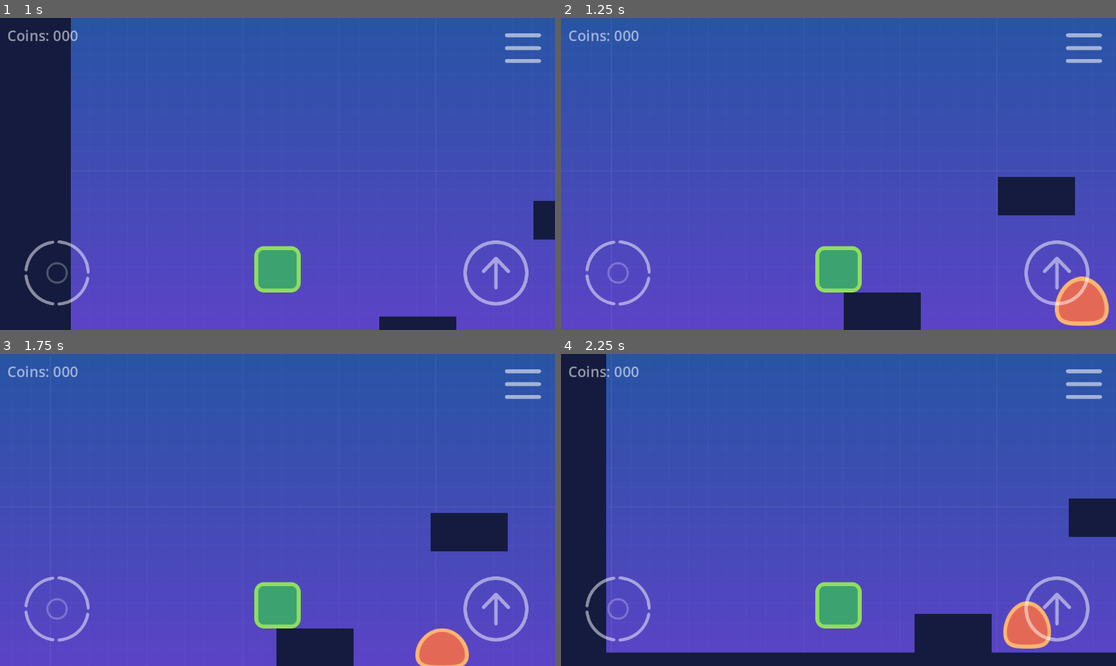
Above: before the commit, frames 1-4 (two rows, left to right).
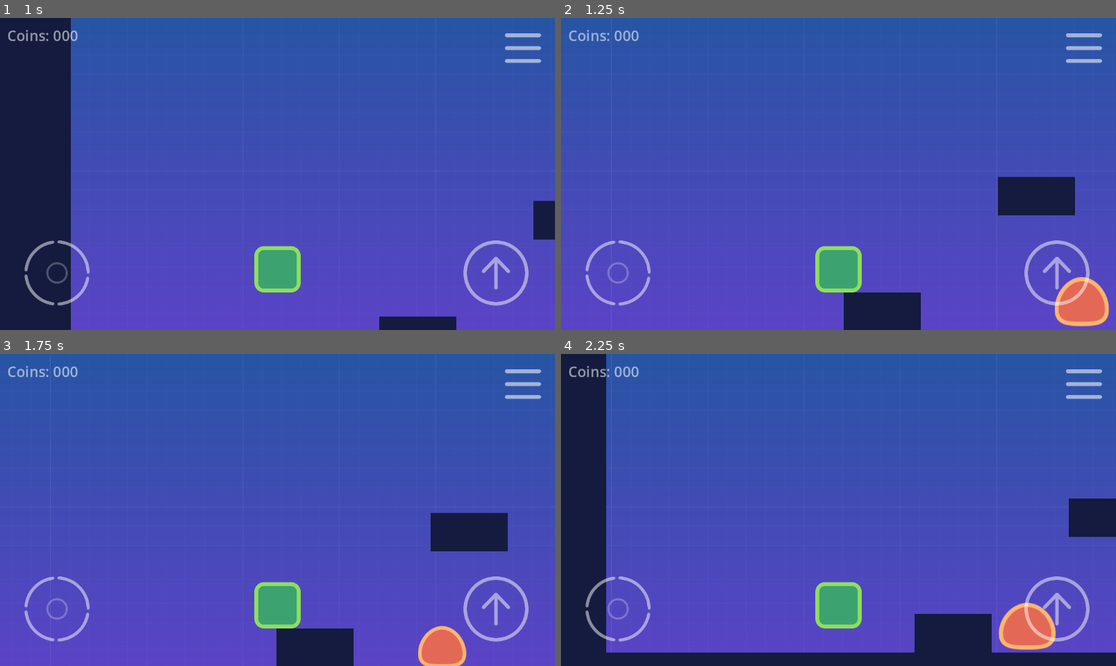
Above: after the commit, the same moments.

Repository: Aoshua/Geometric-2D-Platformer
Game: Godot game, scene res://src/levels/level_2.tscn
The game is run twice, just before and just after one commit, with the same random seed, the same clock (stepped at 60 frames per second) and the same inputs. This scene is started directly instead of the project's main scene.
Inputs (mouse positions are in pixels of both pictures, inside the frame that each line leads up to):
- Up to frame 1 (1 s): tap Enter at 0.5 s; move the mouse to (249, 236) at 0.52 s; hold D (move_right) from 0.53 s (still down); click (249, 236) at 0.67 s; tap W (jump) at 0.77 s
- Up to frame 2 (1.25 s): keep holding D (move_right)
- Up to frame 3 (1.75 s): release D (move_right) at 1.25 s; drag from (444, 556) to (277, 606) at 1.27 s
- Up to frame 4 (2.25 s): move the mouse to (672, 463) at 2.02 s; hold A (move_left) from 2.03 s (still down)

Frame 1 is identical in both runs. In frame 2, less than 0.1% of the frame differs, in the area x 88-99%, y 82-99%; in frame 3, 0.3%; in frame 4, 0.4%, in the area x 78-90%, y 79-95%.

Commit message:
#5 bouncing jelly gtg

Diff:
--- a/src/actors/enemy.gd
+++ b/src/actors/enemy.gd
@@ -1,17 +1,14 @@
 extends Actor
 
 var time = 0
-var jiggle_speed = 5.0
+var jiggle_speed = 7.0
 var jiggle_amount = 0.1
 var sprite_height = 0
-var default_y_scale = 1.0
 
 
 func _ready() -> void:
 	velocity.x = -speed.x
-	# Store the original height and scale
 	sprite_height = %EnemySprite.texture.get_height()
-	default_y_scale = %EnemySprite.scale.y
 
 
 func _on_stop_detector_body_entered(body: Node2D) -> void:
@@ -27,21 +24,10 @@
 	time += delta
 	var x_scale = 1.0 + sin(time * jiggle_speed) * jiggle_amount
 	var y_scale = 1.0 + cos(time * jiggle_speed) * jiggle_amount
-
-	# Calculate the difference in height due to scaling
-	var default_height = sprite_height * default_y_scale
-	var new_height = sprite_height * y_scale
-	var height_diff = default_height - new_height
-
-	# Apply the new scale
 	%EnemySprite.scale = Vector2(x_scale, y_scale)
-
 	# Directly offset position based on how much the y_scale differs from 1.0
-	# Adjust this offset_factor value until it looks right
-	var offset_factor = sprite_height / 0.75  # Try different values here
-	var y_offset = ((1.0 - y_scale) * offset_factor) - 50
-
-	# Apply the offset (positive y moves down in Godot)
+	var offset_factor = sprite_height / 0.75  # Try different values here (0.75)
+	var y_offset = ((1.0 - y_scale) * offset_factor) - 50 # And here (50)
 	%EnemySprite.position.y = y_offset
 
 	# Movement:
